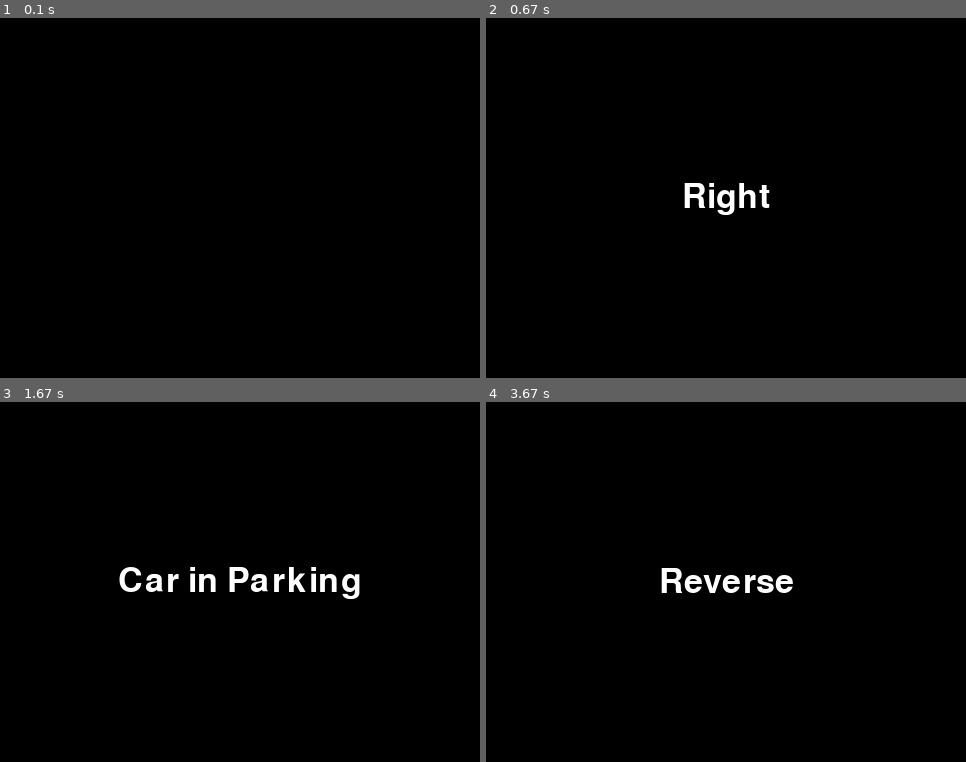
Above: before the commit, frames 1-4 (two rows, left to right).
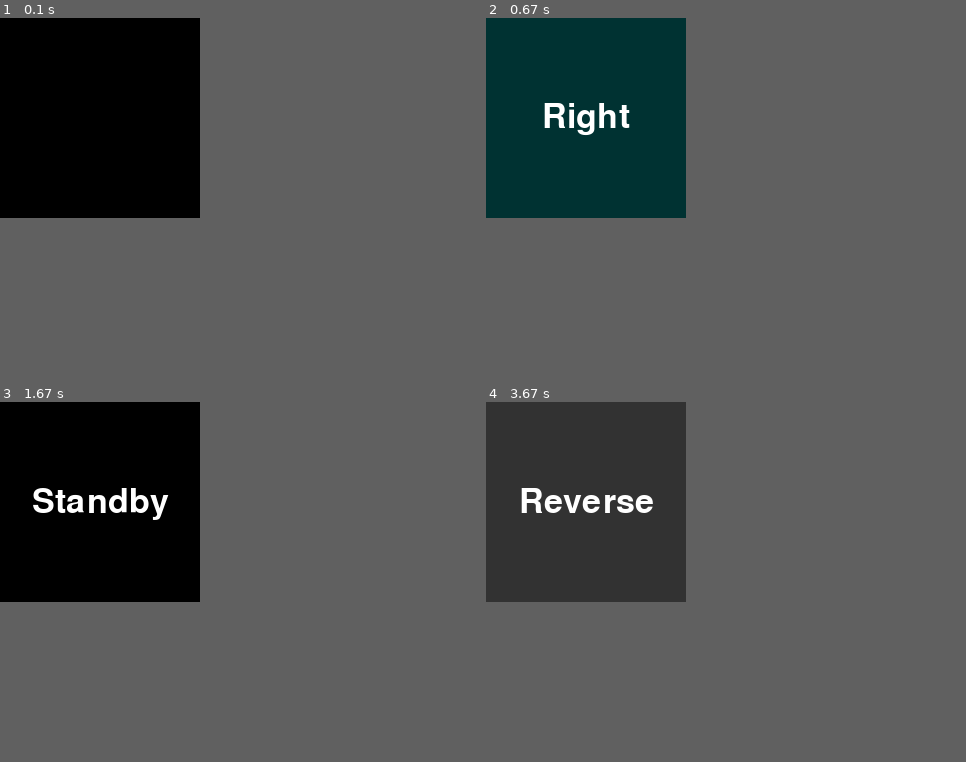
Above: after the commit, the same moments.

Repository: pranav6670/Autonomous-Vehicle-Drive
Game: pygame game, started from RcDrive/rc_control_test.py
Same seed, same stepped clock (60 frames per second), same inputs: the game is played once before the commit and once after it.
Inputs:
- Up to frame 1 (0.1 s): no input
- Up to frame 2 (0.67 s): hold Right from 0.33 s (still down)
- Up to frame 3 (1.67 s): release Right at 0.8 s; hold Up 0.83-1.38 s
- Up to frame 4 (3.67 s): hold X 2.08-2.72 s; hold Left 2.08-2.72 s; hold Down from 3.32 s (still down)
In our replay, the window is 480x360 before the commit and 200x200 after it. These sizes can differ from the game's own. Grey fills any space a smaller window leaves; there, only what the larger window draws over its background counts as a difference.

The runs differ from the first frame. In frame 1, only the window size differs. In frame 2, 24% of the frame differs, in the area x 0-60%, y 0-56%; in frame 3, 2.5%; in frame 4, 24%.

Commit message:
Pygame Display Updates

Diff:
--- a/RcDrive/rc_control_test.py
+++ b/RcDrive/rc_control_test.py
@@ -8,7 +8,7 @@
 
     def __init__(self):
         pygame.init()
-        self.screen = pygame.display.set_mode( (480 , 360) )
+        self.screen = pygame.display.set_mode((200, 200))
         pygame.display.set_caption('Control RC Car')
         self.ser = serial.Serial("/dev/ttyACM0", 115200, timeout=1)
         self.send_inst = True
@@ -41,28 +41,28 @@
                     # simple orders
                     elif key_input[pygame.K_UP]:
                         print("Forward")
-                        self.printtodisplay("Forward")
+                        self.printtodisplay("Forward", 0, 50, 0)
                         self.ser.write(chr(1).encode())
 
                     elif key_input[pygame.K_DOWN]:
                         print("Reverse")
-                        self.printtodisplay("Reverse")
+                        self.printtodisplay("Reverse", 50, 50, 50)
                         self.ser.write(chr(2).encode())
 
                     elif key_input[pygame.K_RIGHT]:
                         print("Right")
-                        self.printtodisplay("Right")
+                        self.printtodisplay("Right", 0, 50, 50)
                         self.ser.write(chr(3).encode())
 
                     elif key_input[pygame.K_LEFT]:
                         print("Left")
-                        self.printtodisplay("Left")
+                        self.printtodisplay("Left", 50, 0, 50)
                         self.ser.write(chr(4).encode())
 
                     # exit
                     elif key_input[pygame.K_x] or key_input[pygame.K_q]:
                         print("Exit")
-                        self.printtodisplay("Quitting...")
+                        self.printtodisplay("Quitting...", 0, 0, 0)
                         self.send_inst = False
                         self.ser.write(chr(0).encode())
                         self.ser.close()
@@ -70,12 +70,13 @@
 
                 elif event.type == pygame.KEYUP:
                     self.ser.write(chr(0).encode())
-                    self.printtodisplay("Car in Parking")
+                    self.printtodisplay("Standby", 0, 0, 0)
 
-    def printtodisplay(self, text):
+    def printtodisplay(self, text, R, G, B):
         self.text = text
+        self.R, self.G, self.B = R, G, B
         font = pygame.font.Font(None, 50)
-        self.screen.fill ((0, 0, 0))
+        self.screen.fill ((self.R, self.G, self.B))
         block = font.render(self.text, True, (255, 255, 255))
         rect = block.get_rect()
         rect.center = self.screen.get_rect().center
